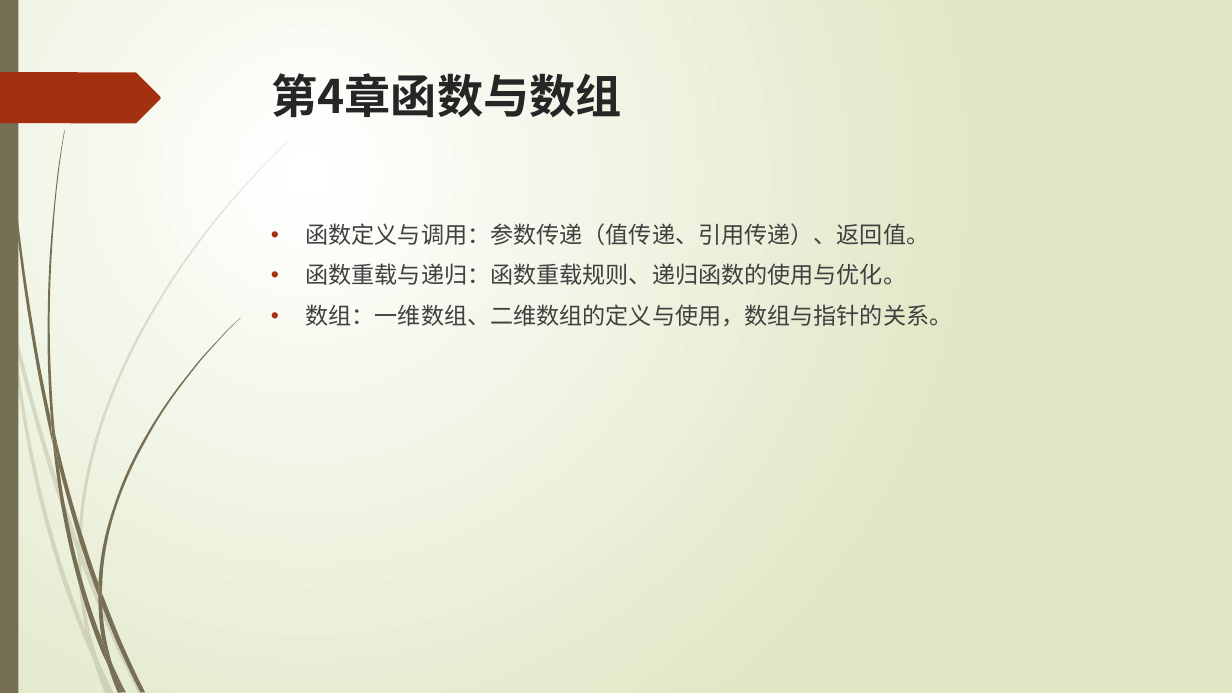
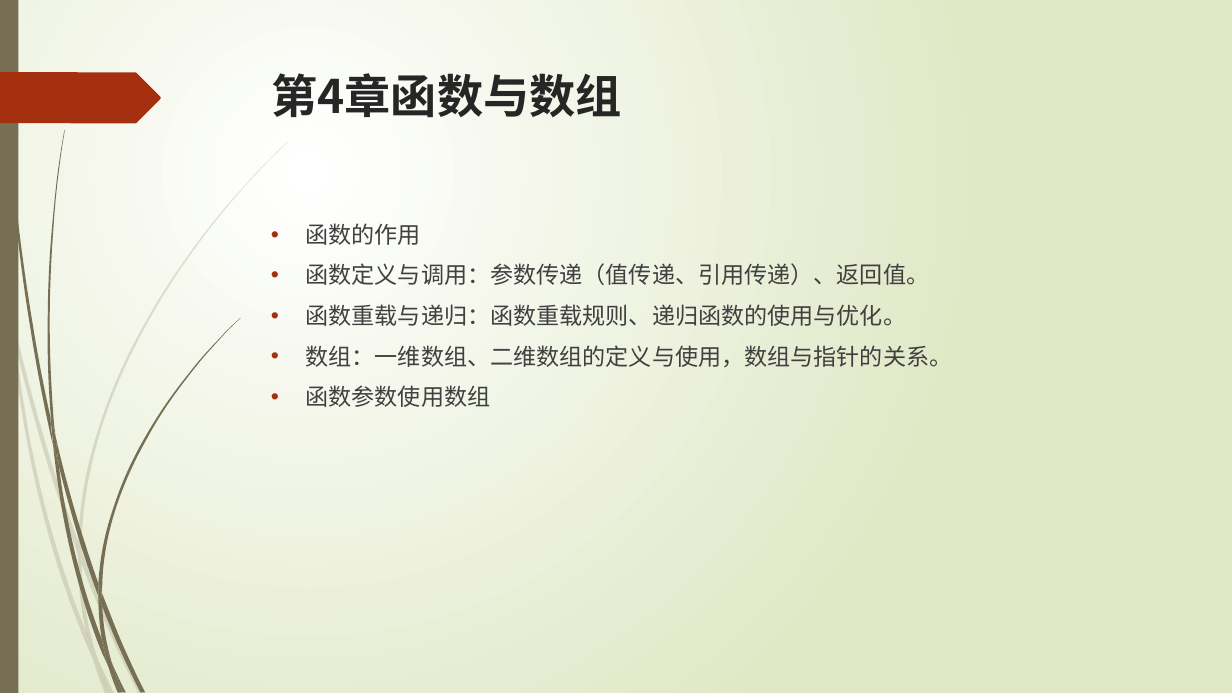
Before and after one commit to liuty2006/learn, a slide deck: slide 37 of learn_cpp/docs/C++语言培训.pptx. Drawn at 1232x693 pixels with LibreOffice and Linux fonts; fonts in the diff are those of the drawing. Boxes give left, top, right and bottom in pixels: in the first picture for what was removed or moved away, otherwise in the second. Text is boxed around its words. In the diff, an @@ line names an element or a change of style, - is before the commit and + after.

```diff
--- a/learn_cpp/docs/C++语言培训.pptx
+++ b/learn_cpp/docs/C++语言培训.pptx
@@ text at (x1=306, y1=223, x2=421, y2=245): paragraph added @@
+• 函数的作用
@@ text at (x1=306, y1=385, x2=491, y2=407): paragraph added @@
+• 函数参数使用数组
```
Also in this commit, not shown: 8 slides added, 25 other files.
